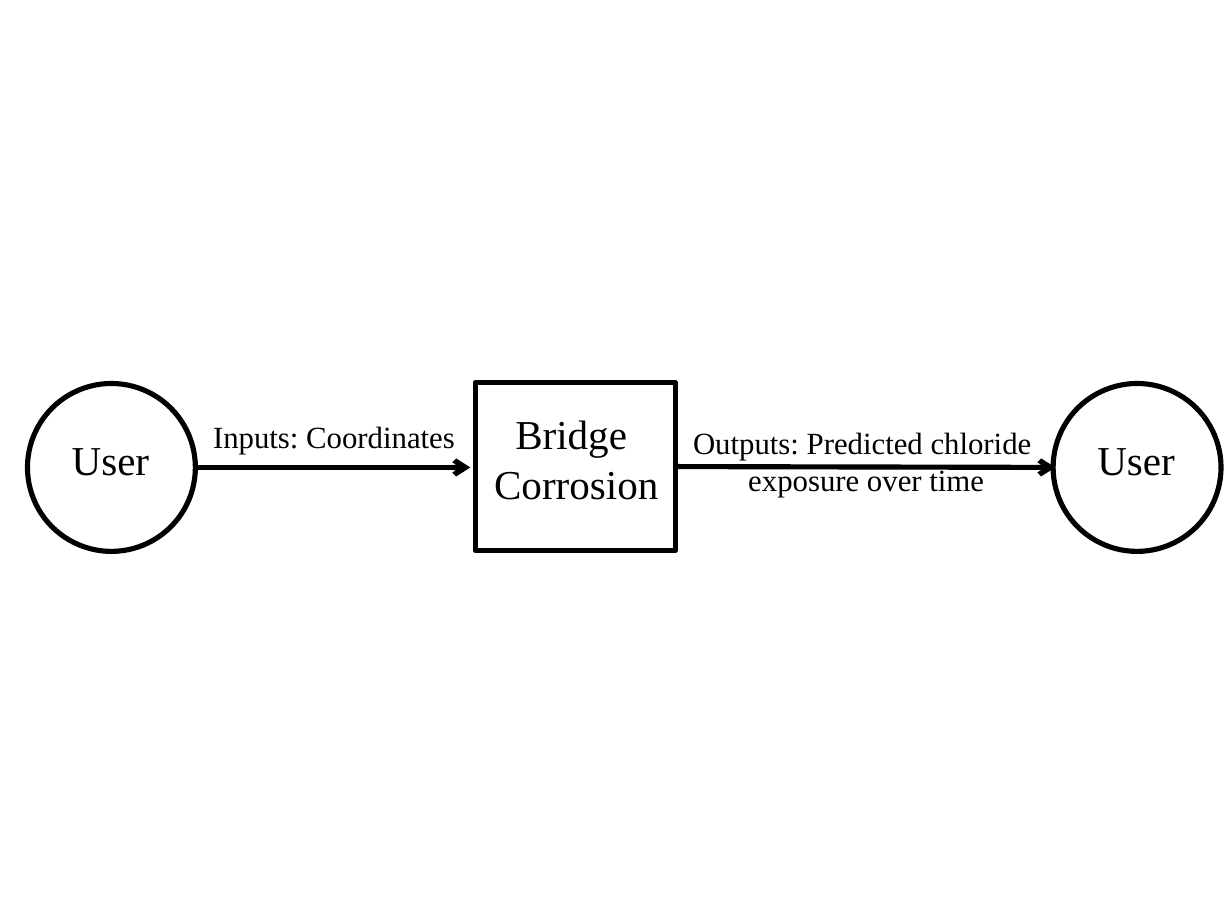
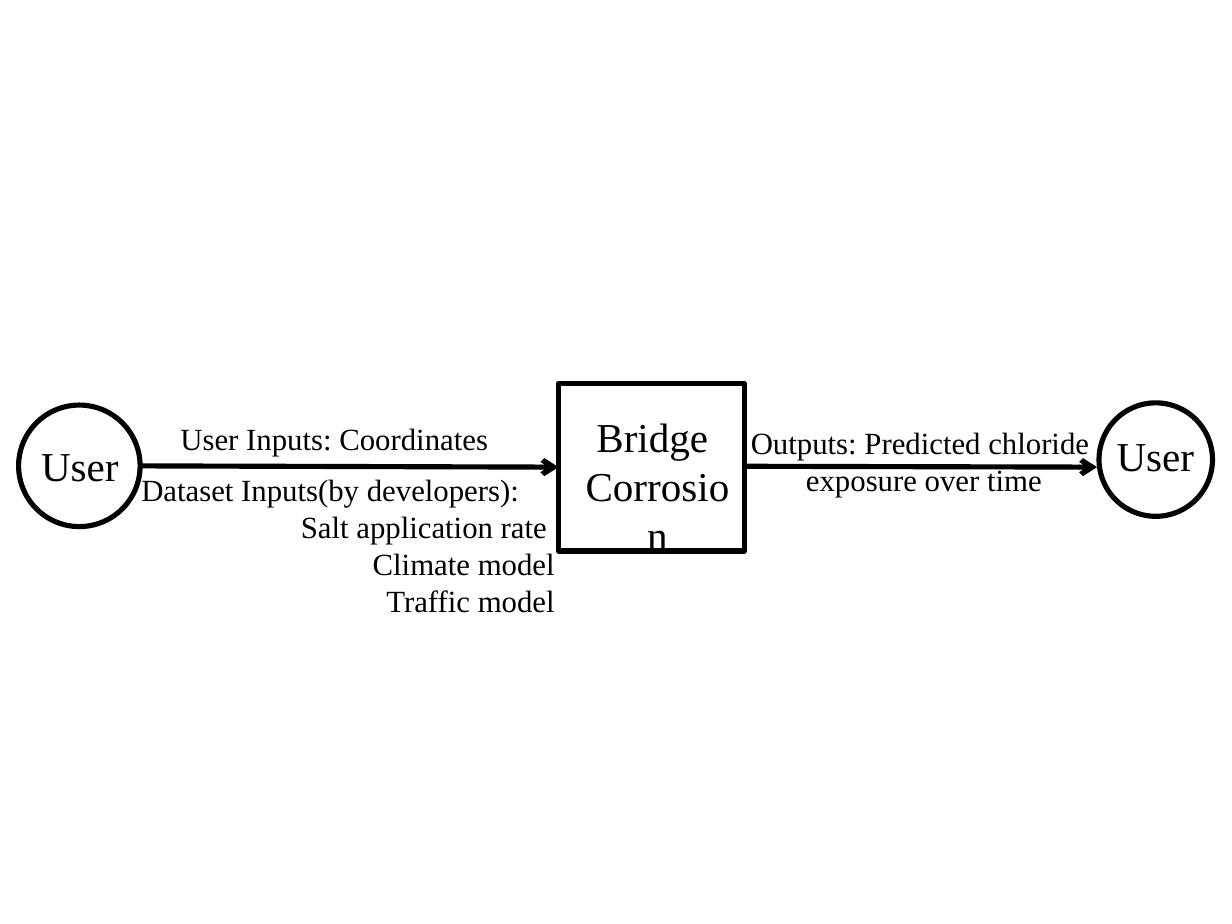
Before and after one commit to CynthiaLiu0805/BridgeChlorideExposurePredictor, a slide deck: slide 1 of docs/SRS/SystemContextFigure.pptx. Drawn at 1232x924 pixels with LibreOffice and Linux fonts; fonts in the diff are those of the drawing. Boxes give left, top, right and bottom in pixels: in the first picture for what was removed or moved away, otherwise in the second. Text is boxed around its words. In the diff, an @@ line names an element or a change of style, - is before the commit and + after.

```diff
--- a/docs/SRS/SystemContextFigure.pptx
+++ b/docs/SRS/SystemContextFigure.pptx
@@ rectangle "`": place and size @@
-rectangle "`" at [476, 383, 675, 551]
+rectangle "`" at [558, 383, 744, 551]
@@ ellipse: place and size @@
-ellipse at [27, 383, 195, 551]
+ellipse at [18, 405, 140, 527]
@@ text "Bridge" rewrapped from [494, 420, 658, 500] to [596, 423, 708, 460] @@
@@ text "Outputs: Predicted chloride": place and size @@
-text "Outputs: Predicted chloride" at [693, 432, 1032, 497]
+text "Outputs: Predicted chloride" at [751, 432, 1089, 497]
@@ ellipse: place and size @@
-ellipse at [1053, 383, 1221, 551]
+ellipse at [1099, 403, 1212, 516]
@@ text "User": place and size @@
-text "User" at [72, 448, 150, 476]
+text "User" at [41, 454, 119, 482]
@@ text at [180, 428, 488, 456]: text changed @@
-Inputs: Coordinates
+User Inputs: Coordinates
@@ text "User": place and size @@
-text "User" at [1097, 448, 1175, 476]
+text "User" at [1117, 444, 1195, 472]
@@ arrow moved from (196, 467) - (471, 467) to (140, 466) - (558, 467) @@
@@ text added at [141, 477, 555, 613], 18 pt, text #000000 @@
+Dataset Inputs(by developers):
+Salt application rate
+Climate model
+Traffic model
@@ arrow moved from (675, 467) - (1056, 467) to (747, 466) - (1098, 467) @@
```
Also in this commit, not shown: 3 other files.
